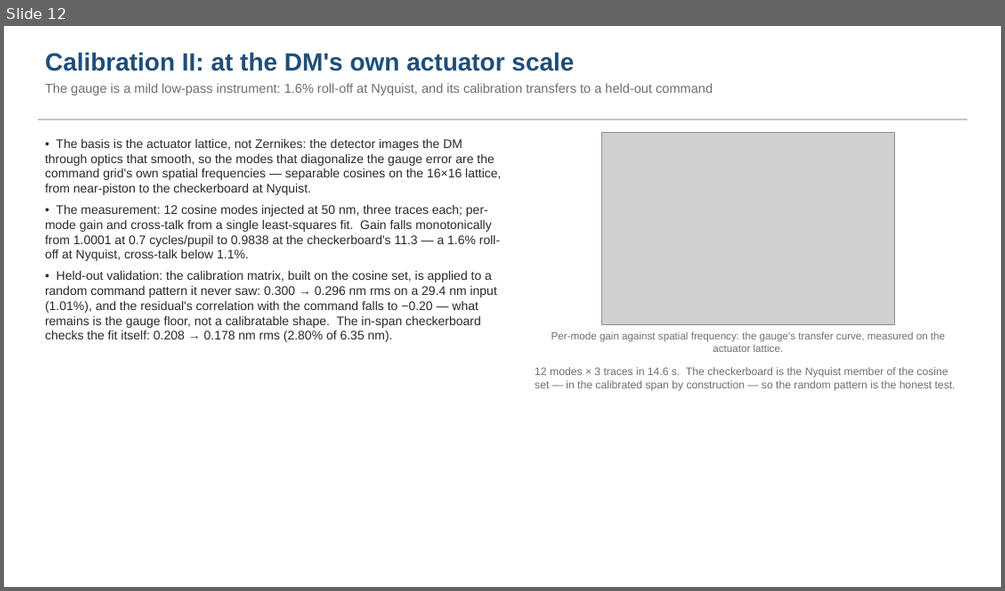
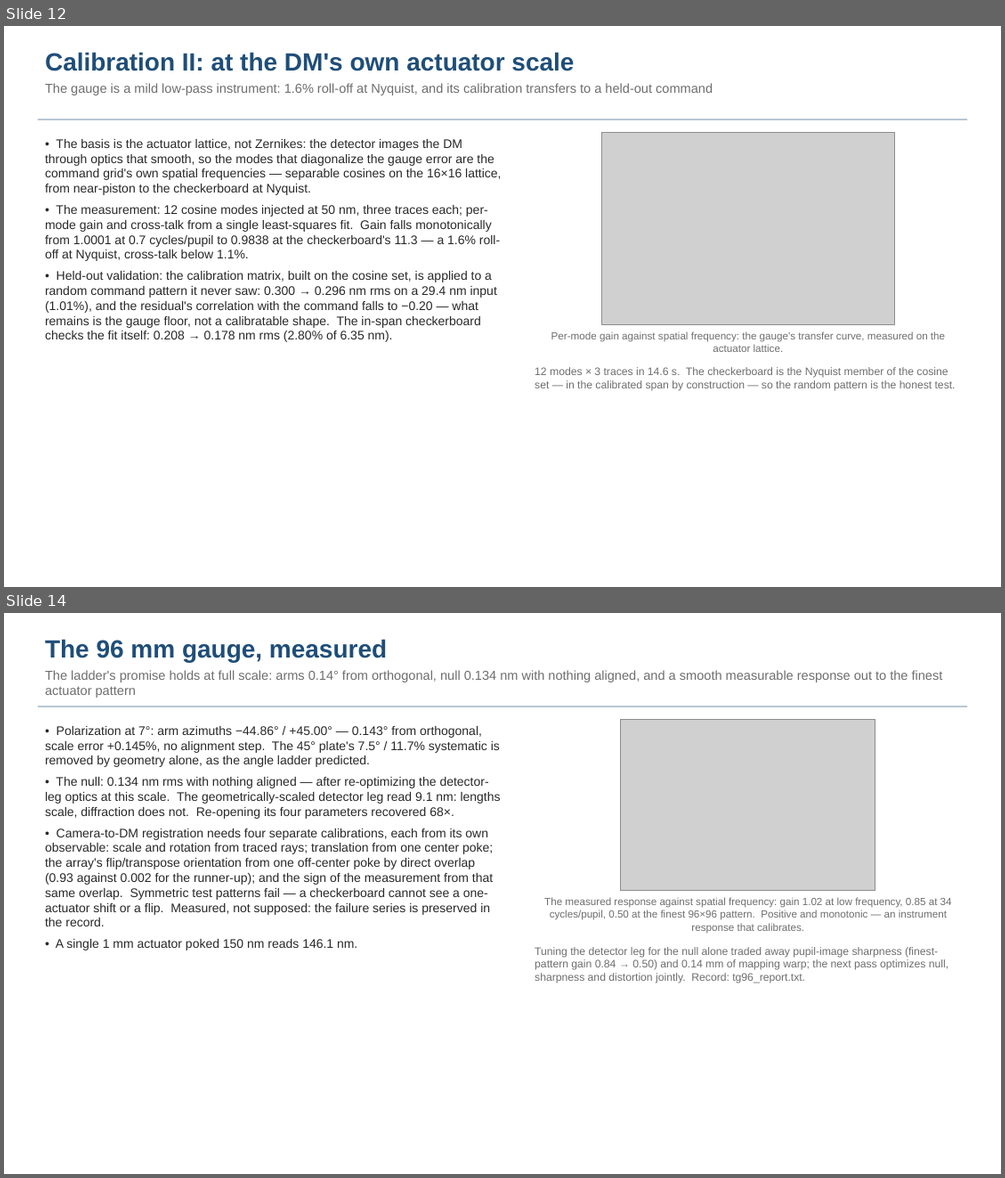
Before and after one commit to nasa-jpl/macos, a slide deck: demo_session/deck_tg_fang.pptx. Shown one above the other, each under a label of ours: slide 12 before the commit, slides 12 and 14 after it; the slides between them are not shown. The pictures are 1005x591 and 1005x1178 pixels, drawn with LibreOffice and Linux fonts; fonts in the diff are those of the drawing; grey boxes stand for pictures. Boxes give left, top, right and bottom in pixels: in the first picture for what was removed or moved away, otherwise in the second. Text is boxed around its words. In the diff, an @@ line names an element or a change of style, - is before the commit and + after.

```diff
--- a/demo_session/deck_tg_fang.pptx
+++ b/demo_session/deck_tg_fang.pptx
@@ slide 14 added at (4, 613, 1001, 1174), background #FFFFFF @@
@@ text added at (45, 639, 943, 698), 12.5 pt, text #6E6E6E @@
+The 96 mm gauge, measured
+The ladder's promise holds at full scale: arms 0.14° from orthogonal, null 0.134 nm with nothing aligned, and a smooth measurable response out to the finest actuator pattern
@@ rectangle added at (38, 706, 967, 707), fill #B8C6D4 @@
@@ picture added at (621, 719, 875, 891) @@
@@ text added at (45, 726, 501, 950), 12 pt, text #282828 @@
+• Polarization at 7°: arm azimuths −44.86° / +45.00° — 0.143° from orthogonal, scale error +0.145%, no alignment step. The 45° plate's 7.5° / 11.7% systematic is removed by geometry alone, as the angle ladder predicted.
+• The null: 0.134 nm rms with nothing aligned — after re-optimizing the detector-leg optics at this scale. The geometrically-scaled detector leg read 9.1 nm: lengths scale, diffraction does not. Re-opening its four parameters recovered 68×.
+• Camera-to-DM registration needs four separate calibrations, each from its own observable: scale and rotation from traced rays; translation from one center poke; the array's flip/transpose orientation from one off-center poke by direct overlap (0.93 against 0.002 for the runner-up); and the sign of the measurement from that same overlap. Symmetric test patterns fail — a checkerboard cannot see a one-actuator shift or a flip. Measured, not supposed: the failure series is preserved in the record.
+• A single 1 mm actuator poked 150 nm reads 146.1 nm.
@@ text added at (544, 897, 952, 933), 10 pt, text #6E6E6E @@
+The measured response against spatial frequency: gain 1.02 at low frequency, 0.85 at 34 cycles/pupil, 0.50 at the finest 96×96 pattern. Positive and monotonic — an instrument response that calibrates.
@@ text added at (534, 947, 948, 983), 10.5 pt, text #6E6E6E @@
+Tuning the detector leg for the null alone traded away pupil-image sharpness (finest-pattern gain 0.84 → 0.50) and 0.14 mm of mapping warp; the next pass optimizes null, sharpness and distortion jointly. Record: tg96_report.txt.
```
Also in this commit, not shown: 3 slides changed, 2 other slides added, 4 other files.
